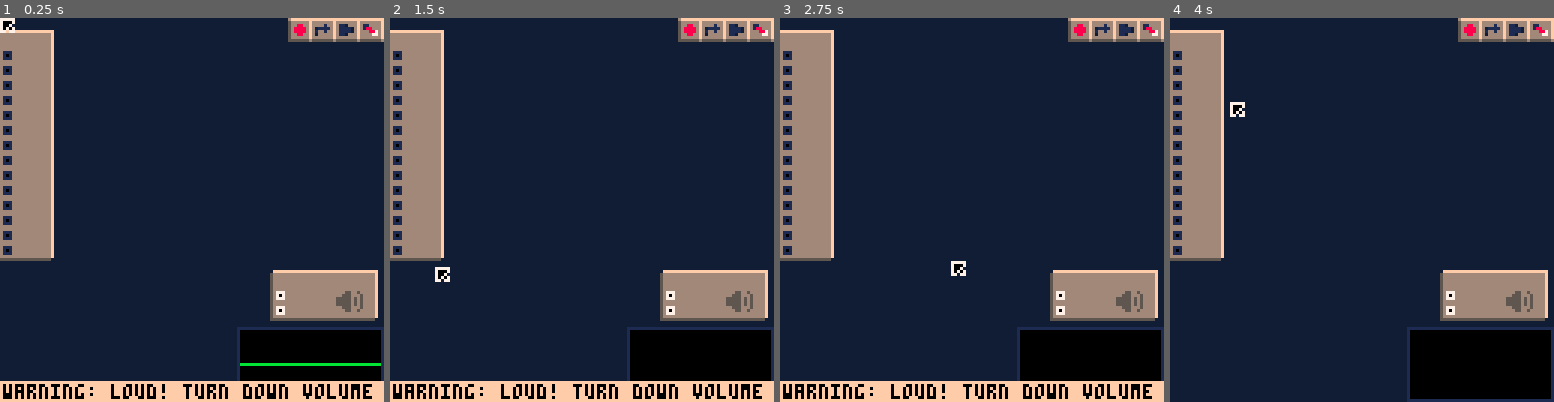
Above: before the commit, frames 1-4 (left to right).
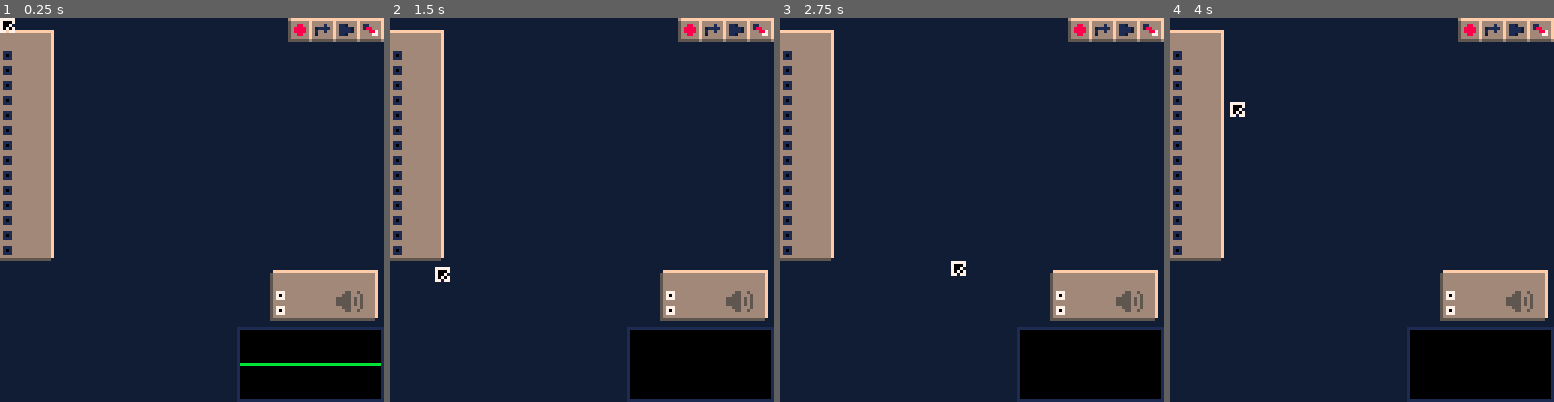
Above: after the commit, the same moments.

Repository: waporwave2/WWModular
Game: PICO-8 cartridge wwmodular.p8
The game is run twice, just before and just after one commit, with the same random seed, the same clock (stepped at 60 frames per second) and the same inputs.
Inputs (mouse positions are in pixels of both pictures, inside the frame that each line leads up to):
- Up to frame 1 (0.25 s): no input
- Up to frame 2 (1.5 s): tap X (X key) at 0.33, 1.07 s; click (670, 121) at 0.67 s; tap O (Z key) at 0.7 s; click (436, 267) at 1.22 s
- Up to frame 3 (2.75 s): hold Right 1.6-2.1 s; tap O (Z key) at 1.7, 2.1, 2.5 s; click (887, 114) at 1.77 s; tap X (X key) at 1.85 s; hold Up 2.15-2.42 s; click (952, 259) at 2.32 s; hold Right from 2.47 s (still down)
- Up to frame 4 (4 s): click (1404, 106) at 2.87 s; tap O (Z key) at 2.9, 3.3, 3.7 s; tap X (X key) at 2.97 s; release Right at 3.03 s; hold Left 3.08-3.58 s; click (1465, 256) at 3.42 s; hold Down 3.63-3.97 s; click (1231, 102) at 3.97 s

The runs differ from the first frame. In frame 1, 4.8% of the frame differs, in the area x 0-100%, y 94-100%; in frame 2, 4.8%; in frame 3, 4.8%; in frame 4, nothing differs.

Commit message:
speed up drawing a tiny bit
like 1~2%; example program went 0.831 -> 0.815
edit wait lol the pixel font confused me, it was 0.831->0.825

Diff:
--- a/src/dev.lua
+++ b/src/dev.lua
@@ -1,4 +1,4 @@
--- dev=true
+dev=true
 -- dev_palpersist=dev
 
 web_version=false
--- a/src/main.lua
+++ b/src/main.lua
@@ -21,6 +21,8 @@
 	-- font; see also font.lua
 	poke(0x5f58,0x81)
 
+	trace,retrace,trace_frame=min,min,min
+
 	ini_patchmode()
 end
 
@@ -31,10 +33,23 @@
 	else
 		menuitem(0x302,"manage samples",ini_samplemode)
 	end
-	menuitem(0x303,"---",function() return true end) --visual separation from p8 menu
+	if (dev) menutrace(0x303)
+	menuitem(0x305,"---",function() return true end) --visual separation from p8 menu
+end
+
+function menutrace(index)
+	menuitem(index,trace==_trace and "∧trace stop" or "∧trace start",function()
+		if trace==_trace then
+			trace_stop()
+		else
+			trace_start()
+		end
+		menutrace(index)
+	end)
 end
 
 function _update60()
+	trace"_update60"
 	upd_mouse()
 
 	upd_droppedfile()
@@ -45,37 +60,53 @@
 	local len=min(94,1536-stat(108))
 	oscbuf={}
 
-	for i=0,len-1 do
+	trace"for_sample"
+	-- local sam={}
+	for i=1,len do
 		-- play
+		trace"play"
 		if playing then
 			play()
 		end
 
 		-- generate samples
+		retrace"step"
 		for mod in all(modules) do
 			if mod.step then mod:step() end
 		end
 
+		retrace"vis"
 		-- visualize
 		local speaker_inp=mem[speaker.inp]/0x.0002*0x.0002 --mid(mem[speaker.inp],-1,0x.ffff)
-		if hqmode and #oscbuf <=46 and i%2==0 then
-			add(oscbuf,speaker_inp)
+		if hqmode and #oscbuf<=46 and i&1==0 then
+			add(oscbuf,speaker_inp)--TODO
 		end
-		poke(0x4300+i,(speaker_inp+1)*127.5)
+		-- sam[i]=(speaker_inp+1)*127.5
+		poke(0x42ff+i,(speaker_inp+1)*127.5)
+		trace""
 	end
+	retrace"preserial"
+	-- poke(0x4300,unpack(sam))
+	trace""
+
+	trace"serial"
 	serial(0x808,0x4300,len)
+	trace""
 
 	if dev and btnp(4,1) and not upd~=upd_trackmode then
 		-- debugmod(modules[held])
 		hqmode=not hqmode
 		toast(qq("hq?",hqmode))
 	end
+	trace""
 end
 function _draw()
+	trace"drw"
 	drw()
+	retrace"_draw extra"
 
 	--rcmenu
-	if rcmenu!=nil then
+	if rcmenu then
 		--local rch=#rcmenu*4
 		rectwh(rcpx-1,rcpyc-1,27,2+#rcmenu*5,13)
 		for i,item in ipairs(rcmenu) do
@@ -92,6 +123,8 @@
 
 	do_toast()
 	-- print("\#0\15"..stat(0),0,0,7) --mem usage
+	trace""
+	trace_frame()
 end
 
 function draw_toprightmenu()
--- a/src/pance_benchmark.lua
+++ b/src/pance_benchmark.lua
@@ -7,8 +7,6 @@
 - toast
 - various others (e.g. addall)
 ]]
-
-function noop() end
 
 -- trace usage:
 -- - set trace(), retrace(), and trace_frame() to no-op functions inside _init()
@@ -106,9 +104,9 @@
 	filename=filename or "pyroscope.p8l"
 
 	-- disable future calls to trace()
-	trace=noop
-	retrace=noop
-	trace_frame=noop
+	trace=min
+	retrace=min
+	trace_frame=min
 
 	printh("p8 "..tostr(timing.p8,2), filename, true)
 	for fullname,s1 in pairs(timing) do
@@ -116,7 +114,7 @@
 			printh(fullname.." "..tostr(s1,2), filename)
 		end
 	end
-	toast"trace saved"
+	toast("trace saved: "..filename)
 end
 
 
--- a/src/patchmode.lua
+++ b/src/patchmode.lua
@@ -117,7 +117,6 @@
 	end
 end
 
-retrace,trace=min,min
 function drw_patchmode()
 	trace"drw_patchmode"
 
@@ -132,11 +131,11 @@
 		rect(79,103,127,127,6)
 
 		line(11)
-		for lind,lval in ipairs(oscbuf) do
-			lval=(lval+1)%2.01 - 1
-			local y=115-lval*10.9
-			if lval<0 then y=ceil(y) end
-			line(79+lind,y)
+		for ix,val in inext,oscbuf do
+			val=(val+1)%2.01 - 1
+			local y=115-val*10.9
+			if val<0 then y=ceil(y) end
+			line(79+ix,y)
 		end
 	end
 	local cpustr=tostr(cpuusage\.001/1000)
@@ -150,18 +149,19 @@
 		-- locals for speed
 		local iname,oname=mod.iname,mod.oname
 		local iname_user,oname_user=mod.iname_user or iname,mod.oname_user or oname
-		local x,y,h=mod.x,mod.y,5*max(#iname,#oname)+6
-
+		local x,y=mod.x,mod.y
+
+		local yh2=y+5*max(#iname,#oname)+4 --y+h-2
 		if hqmode then
-			rectwh(x-1,y,35,h,2)
-			rectwh(x,y-1,35,h,4)
-		end
-		rectfillwh(x,y,34,h-1,3)
+			-- w=35,h=h. rect directly for speed
+			rect(x-1,y,x+33,yh2+1,2)
+			rect(x,y-1,x+34,yh2,4)
+		end
+		rectfill(x,y,x+33,yh2,3)
+
 		?mod.name,x+1,y+1,0
-		---[[ --0.830 cpu, 7718 tok
-		local yy=y+1
-		for ix=1,#iname do
-			yy+=5
+		for ix=1,#iname do --cant iter over iname_user - mixer gets messed up
+			local yy=y+ix*5+1
 			?iname_user[ix],x+5,yy,0
 			local col=7
 			if hqmode then
@@ -170,9 +170,8 @@
 			end
 			pset(x+2,yy+1,col)
 		end
-		local yy=y+1
 		for ix=1,#oname do
-			yy+=5
+			local yy=y+ix*5+1
 			?oname_user[ix],x+22,yy,0
 			local col=6
 			if hqmode then
@@ -181,62 +180,6 @@
 			end
 			pset(x+19,yy+1,col)
 		end
-		--]]
-		--[[ --0.830 cpu, 7726 tok
-		local yy=y+1
-		for ix=1,#iname do
-			yy+=5
-			if hqmode then
-				-- spr(2,x+1,yy,3/8,3/8)
-				rectfill(x+1,yy,x+3,yy+2,7)
-				pset(x+2,yy+1,0)
-			else
-				pset(x+2,yy+1,7)
-			end
-			?iname_user[ix],x+5,yy,0
-		end
-		local yy=y+1
-		for ix=1,#oname do
-			yy+=5
-			if hqmode then
-				-- spr(1,x+18,yy,3/8,3/8)
-				rectfill(x+18,yy,x+20,yy+2,6)
-				pset(x+19,yy+1,0)
-			else
-				pset(x+19,yy+1,6)
-			end
-			?oname_user[ix],x+22,yy,0
-		end
-		--]]
-		--[[ 0.831 cpu, 7744 tok
-		if hqmode then
-			local yy=y+1
-			for ix=1,#iname do
-				yy+=5
-				?iname_user[ix],x+5,yy,0
-				spr(2,x+1,yy, .375,.375)
-			end
-			local yy=y+1
-			for ix=1,#oname do
-				yy+=5
-				?oname_user[ix],x+22,yy,0
-				spr(1,x+18,yy, .375,.375)
-			end
-		else
-			local yy=y+1
-			for ix=1,#iname do
-				yy+=5
-				?iname_user[ix],x+5,yy,0
-				pset(x+2,yy+2,7)
-			end
-			local yy=y+1
-			for ix=1,#oname do
-				yy+=5
-				?oname_user[ix],x+22,yy,0
-				pset(x+19,yy+1,6)
-			end
-		end
-		--]]
 
 		if mod.custom_render then
 			mod:custom_render()
--- a/wwmodular.p8
+++ b/wwmodular.p8
@@ -11,7 +11,7 @@
 -->8
 #include src/dev.lua
 #include src/pance_helper.lua
--- #include src/pance_benchmark.lua
+#include src/pance_benchmark.lua
 #include src/pance_input.lua
 #include src/pance_math.lua
 -- #include src/debug.lua
